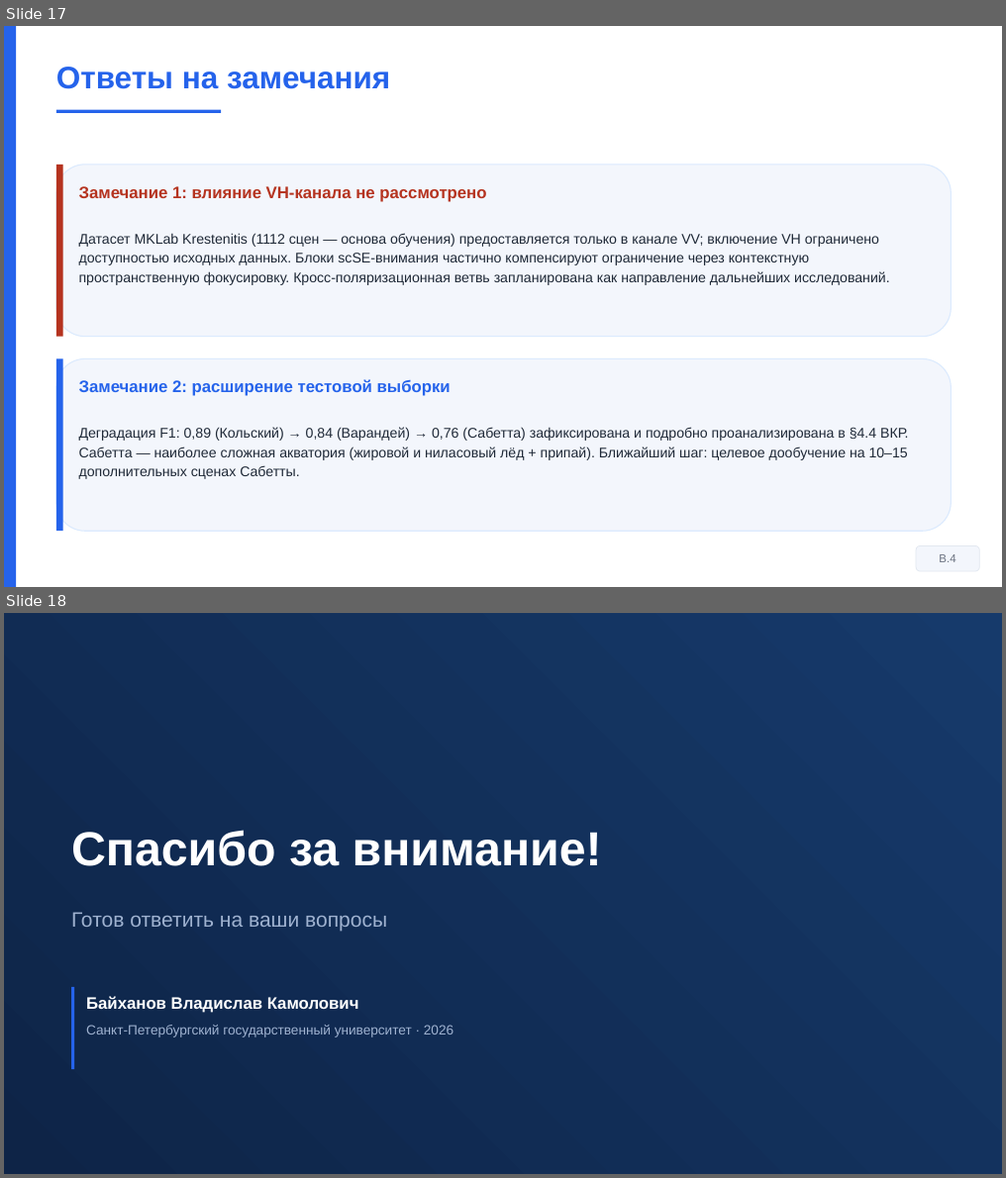
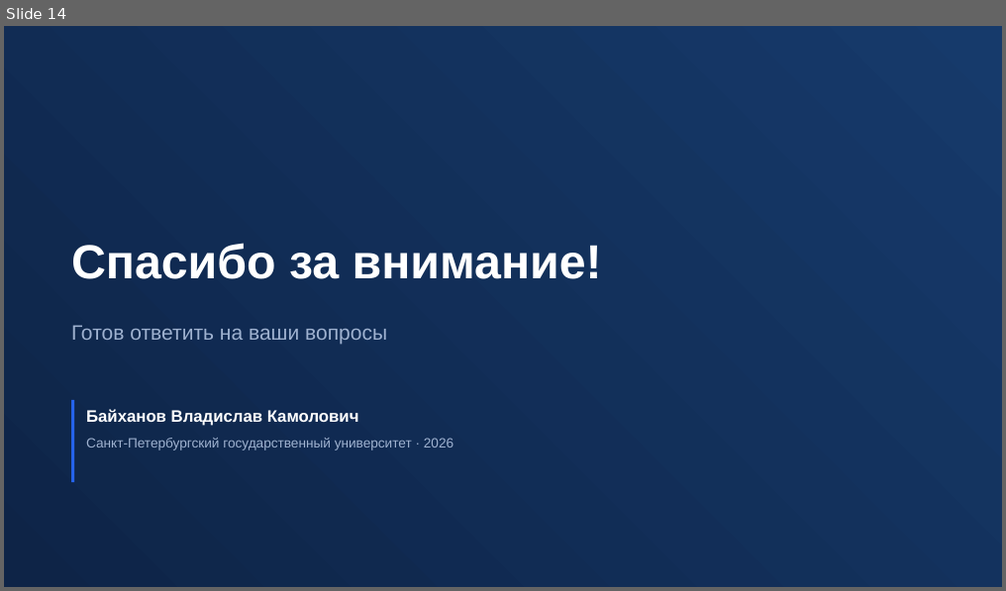
Before and after one commit to Confucius-hub/spbu_db_hw, a slide deck: thesis/vkr_final/Презентация_Финал_Байханов_2026.pptx. Shown one above the other, each under a label of ours: slides 17 and 18 before the commit, slide 14 after it. The pictures are 1006x1178 and 1006x591 pixels, drawn with LibreOffice and Linux fonts; fonts in the diff are those of the drawing. Boxes give left, top, right and bottom in pixels: in the first picture for what was removed or moved away, otherwise in the second. Text is boxed around its words. In the diff, an @@ line names an element or a change of style, - is before the commit and + after.

```diff
--- a/thesis/vkr_final/Презентация_Финал_Байханов_2026.pptx
+++ b/thesis/vkr_final/Презентация_Финал_Байханов_2026.pptx
@@ slide 17 removed at (4, 26, 1002, 587), background #FFFFFF @@
@@ rectangle removed at (4, 26, 16, 587) @@
@@ text removed at (56, 67, 390, 89) @@
-Ответы на замечания
@@ rectangle removed at (56, 110, 221, 113) @@
@@ rounded rectangle removed at (56, 165, 951, 337) @@
@@ rectangle removed at (56, 165, 63, 337) @@
@@ text removed at (79, 186, 486, 202) @@
-Замечание 1: влияние VH-канала не рассмотрено
@@ text removed at (79, 233, 889, 285) @@
-Датасет MKLab Krestenitis (1112 сцен — основа обучения) предоставляется только в канале VV; включение VH ограничено доступностью исходных данных. Блоки scSE-внимания частично компенсируют ограничение через контекстную пространственную фокусировку. Кросс-поляризационная ветвь запланирована как направление дальнейших исследований.
@@ rounded rectangle removed at (56, 360, 951, 531) @@
@@ rectangle removed at (56, 360, 63, 531) @@
@@ text removed at (79, 379, 450, 396) @@
-Замечание 2: расширение тестовой выборки
@@ text removed at (79, 427, 908, 479) @@
-Деградация F1: 0,89 (Кольский) → 0,84 (Варандей) → 0,76 (Сабетта) зафиксирована и подробно проанализирована в §4.4 ВКР. Сабетта — наиболее сложная акватория (жировой и ниласовый лёд + припай). Ближайший шаг: целевое дообучение на 10–15 дополнительных сценах Сабетты.
@@ rounded rectangle removed at (916, 547, 979, 571) @@
-В.4
@@ what was slide 18 is now slide 14 @@
```
Also in this commit, not shown: 1 slide changed, 3 other slides removed, 3 other files.
